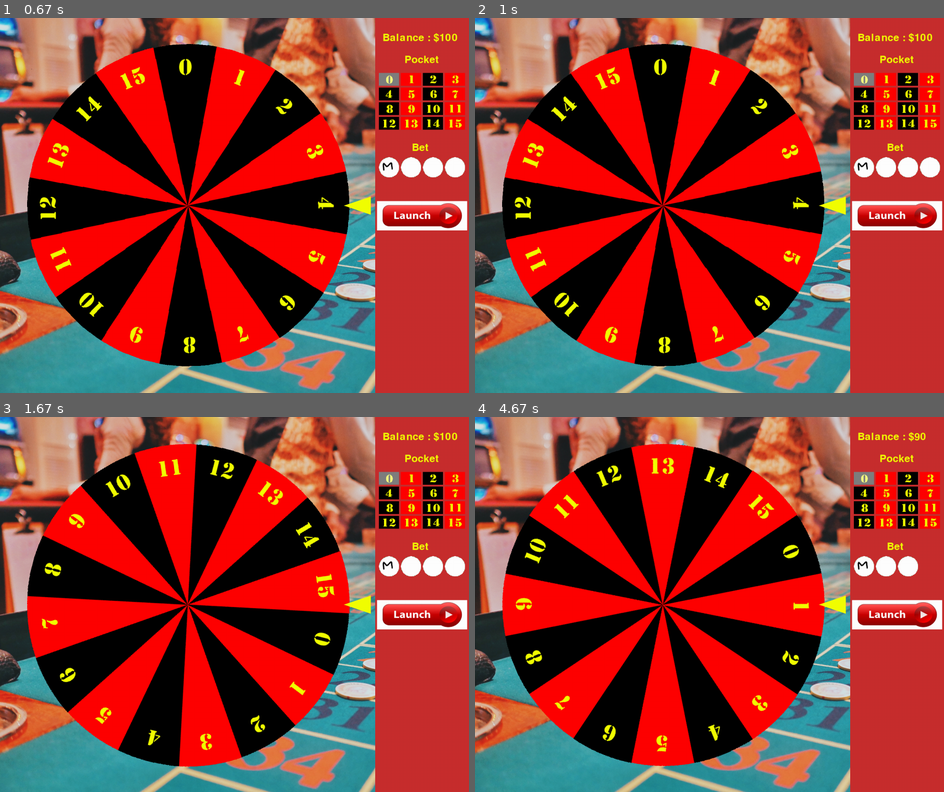
Above: before the commit, frames 1-4 (two rows, left to right).
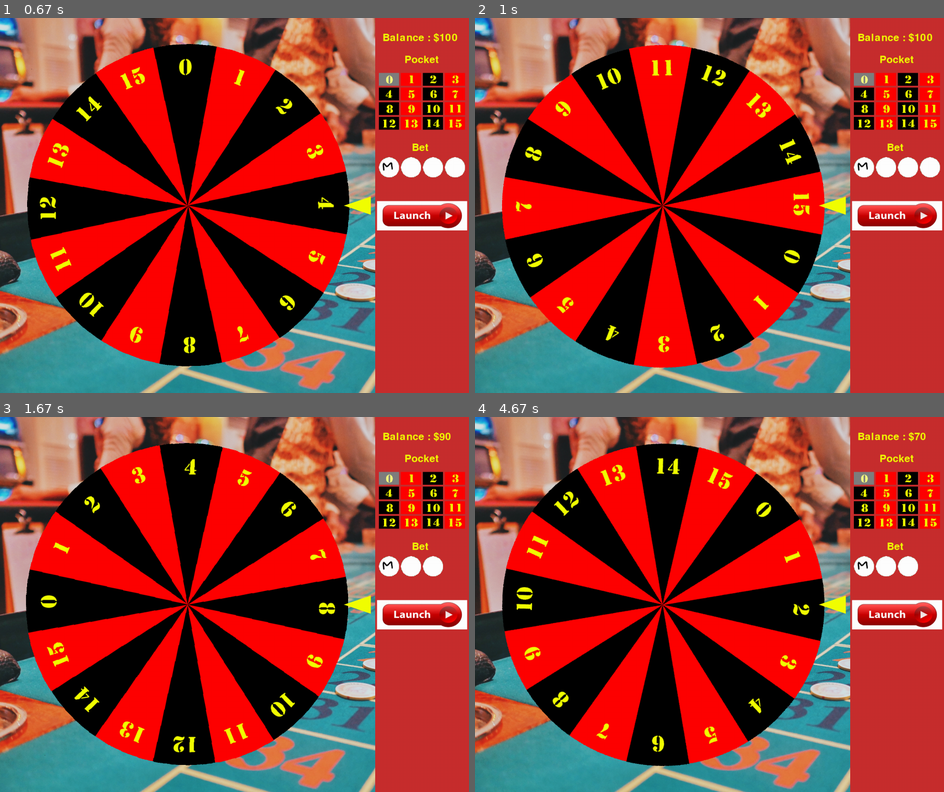
Above: after the commit, the same moments.

Repository: mehradn7/cryptocasino
Game: pygame game, started from main.py
The game is run twice, just before and just after one commit, with the same random seed, the same clock (stepped at 60 frames per second) and the same inputs.
Inputs (mouse positions are in pixels of both pictures, inside the frame that each line leads up to):
- Up to frame 1 (0.67 s): tap F1 at 0.33 s
- Up to frame 2 (1 s): click (897, 216) at 0.82 s
- Up to frame 3 (1.67 s): tap Space at 1.6 s
- Up to frame 4 (4.67 s): click (897, 615) at 2.98 s; click (897, 615) at 3.32 s; click (897, 615) at 3.65 s; click (897, 615) at 3.98 s; click (897, 615) at 4.32 s; click (897, 615) at 4.65 s

Frame 1 is identical in both runs. In frame 2, 46% of the frame differs, in the area x 5-75%, y 6-94%; in frame 3, 29%; in frame 4, 44%.

Commit message:
launch button active

Diff:
--- a/events.py
+++ b/events.py
@@ -50,6 +50,10 @@
             pygame.display.flip()
 
         if (event.type == pygame.MOUSEBUTTONDOWN):
+            if (self.windowManager.launch_button.rect.collidepoint(event.pos)):
+                event_kspace = pygame.event.Event(pygame.KEYDOWN)
+                event_kspace.key = pygame.K_SPACE
+                self.manageRoulette(event_kspace)
 
             # handle click to update the model (pocket_sprites)
             for pocket_button in self.windowManager.pocket_sprites.sprites():
--- a/model.py
+++ b/model.py
@@ -6,7 +6,7 @@
 
     def __init__(self, prng_mode = "lfsr"):
         self.balance = 100
-        self.mise = 10
+        self.mise = Model.bet_values[0]
         self.case = 0
 
         self.prng = randomNumber.PRNG(prng_mode)
--- a/view/interface.py
+++ b/view/interface.py
@@ -4,6 +4,7 @@
 from params import *
 import view.pocketbutton as pocketbutton
 import view.betbutton as betbutton
+import view.button as button
 import view.wheel as wheel
 
 # A class representing the window and all its content
@@ -17,7 +18,6 @@
         self.wheelAngle = 0
         self.arrow = pygame.transform.scale(pygame.image.load(image_arrow).convert_alpha(), (arrowSide*3 //2 ,arrowSide))
         self.pocket_sprites = pygame.sprite.Group()
-        # self.bet_sprites = pygame.sprite.Group()
         self.bet_sprites = []
         self.list_images_buttons_normal = []
         self.list_images_buttons_clicked = []
@@ -60,13 +60,16 @@
         for i in range(4):
             self.createBetButton(modele, modele.bet_values[i], i)
 
+        # launch button
+        self.launch_button = button.Button(height + 5, 500, 246, 80, pygame.image.load(image_launchbutton).convert_alpha(),
+        pygame.image.load(image_launchbutton).convert_alpha(), pygame.image.load(image_launchbutton).convert_alpha())
 
         self.blitSideMenu(modele)
 
         pygame.display.flip()
 
     def blitSideMenu(self, modele):
-        self.window.blit(self.fond_sidemenu, (height,0))
+        self.window.blit(self.fond_sidemenu, (height, 0))
 
         # draw section titles
         font = pygame.font.SysFont("Stilton", 42)
@@ -79,9 +82,9 @@
         self.window.blit(caseLabel, (height + 80, 100))
 
         miseLabel = font.render("Bet", 1, textyellow)
-        self.window.blit(miseLabel, (height + 100, 340 ))
-        launchButton = pygame.image.load(image_launchbutton).convert_alpha()
-        self.window.blit(launchButton, (height + 5, 500))
+        self.window.blit(miseLabel, (height + 100, 340))
+
+        self.window.blit(self.launch_button.image, self.launch_button.rect)
 
         # draw pocket sprites
         self.pocket_sprites.draw(self.window)
